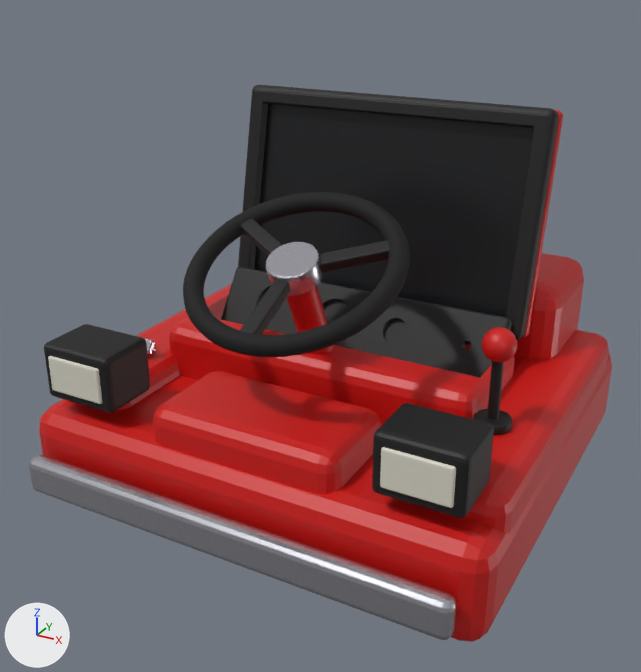
An edit to the glTF model assets/models/toy.glb, drawn before and after from the same camera.
Before and after are seen from a camera (50 mm lens) standing at (0.204, -0.393, 0.273) and looking at (-0.003, -0.016, 0.085). The axes (+X, +Y, +Z) are drawn at lower left. The lights are the same throughout. The older version comes first. Where no turn or scale is listed for an object, it has been applied to the vertices. Vertices at exactly the same position are counted once.

Objects in the first picture: 'Body', 'Bumper', 'DashPanel', 'GearLever', 'HeadlightLeft', 'HeadlightRight', 'Screen', 'ScreenFrame', 'SteeringWheel' and 1 more.
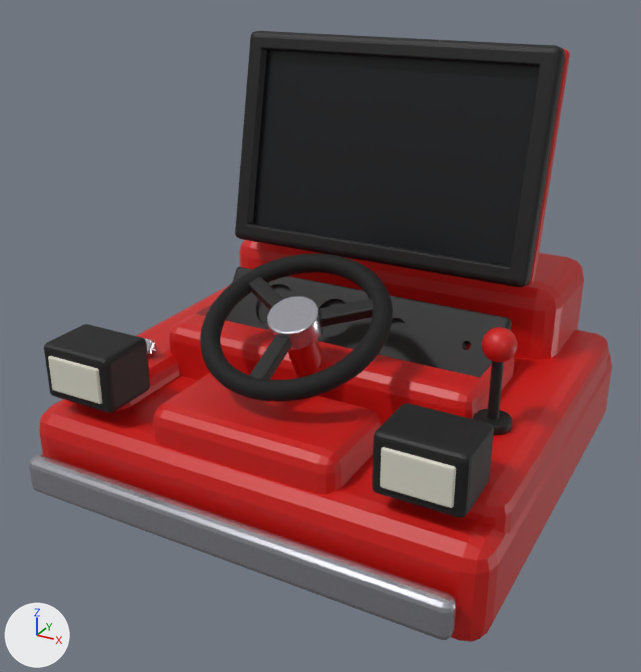
Pixel boxes [x1, y1, x2, y2] of what changed, in the pictures (641 x 672 px):
```json
{"object": "Body", "change": "reshaped", "before": [39, 110, 612, 642], "after": [39, 48, 612, 642], "on screen": "12% taller"}
{"object": "Screen", "change": "moved", "before": [254, 103, 533, 317], "after": [253, 50, 539, 266]}
{"object": "ScreenFrame", "change": "moved", "before": [238, 85, 559, 340], "after": [235, 31, 565, 288]}
{"object": "SteeringWheel", "change": "reshaped, moved", "before": [183, 192, 410, 357], "after": [200, 254, 393, 402], "on screen": "15% narrower, 10% shorter"}
{"part": 1, "of": "me_body_mesh", "change": "added", "after": [527, 48, 570, 286]}
{"part": 2, "of": "me_body_mesh", "change": "reshaped", "before": [174, 110, 563, 423], "after": [174, 241, 542, 423]}
```

Edits to the scene script, one JSON object a line:
```json
{"block": "me_body_mesh", "where": "# used by ob_body; location = (0.0, 0.0, 0.0)"}
{"op": "remove", "block": "me_body_mesh", "code": "me_body_mesh.from_pydata(...)  # 630 vertices, 1256 faces; spans x -0.125..0.125, y -0.111..0.125, z 0.0..0.197"}
{"op": "add", "block": "me_body_mesh", "code": "me_body_mesh.from_pydata(...)  # 620 vertices, 1232 faces; spans x -0.125..0.125, y -0.111..0.125, z 0.0..0.227"}
{"block": "me_body_mesh", "change": "me_body_mesh part 1: a new loose piece of 96 vertices spanning x -0.09..0.09, y 0.043..0.075, z 0.109..0.227, in mat_matbodyred (red #cc140f)"}
{"block": "me_body_mesh", "change": "me_body_mesh part 2"}
{"block": "me_body_mesh", "change": "162 vertices are removed from x -0.09..0.09, y -0.055..0.075, z 0.079..0.197"}
{"block": "me_body_mesh", "change": "370 faces are deleted"}
{"block": "me_body_mesh", "change": "14 vertices move from x -0.008..0.008, y -0.055..-0.026, z 0.083..0.133 to x -0.008..0.004, y -0.047..-0.029, z 0.083..0.108"}
{"block": "me_body_mesh", "change": "56 vertices are added at x -0.008..0.008, y -0.055..-0.029, z 0.069..0.108"}
{"block": "me_body_mesh", "change": "158 new faces join them"}
{"block": "me_steeringwheel_mesh", "where": "# used by ob_steeringwheel; location = (0.0, -0.048, 0.133)"}
{"op": "remove", "block": "me_steeringwheel_mesh", "code": "me_steeringwheel_mesh.from_pydata(...)  # 1312 vertices, 2608 faces; spans x -0.055..0.055, y -0.0503..0.0503, z -0.0261..0.0261"}
{"op": "add", "block": "me_steeringwheel_mesh", "code": "me_steeringwheel_mesh.from_pydata(...)  # 1312 vertices, 2608 faces; spans x -0.048..0.048, y -0.044..0.044, z -0.0232..0.0232"}
{"block": "me_steeringwheel_mesh", "change": "me_steeringwheel_mesh part 3: 912 of 1312 vertices moved; they spanned x -0.055..0.055, y -0.0503..0.0503, z -0.0261..0.0261 and now span x -0.048..0.048, y -0.044..0.044, z -0.0232..0.0232; mean shift (0.0, 0.0, 0.0); largest move (-0.0247, -0.0401, -0.0235) -> (-0.0214, -0.0345, -0.0209)"}
{"op": "set", "path": "ob_screen.location", "old": "(0.0, 0.049, 0.14)", "new": "(0.0, 0.049, 0.17)"}
{"op": "set", "path": "ob_screenframe.location", "old": "(0.0, 0.049, 0.14)", "new": "(0.0, 0.049, 0.17)"}
{"op": "set", "path": "ob_steeringwheel.location", "old": "(0.0, -0.048, 0.133)", "new": "(0.0, -0.048, 0.105)"}
```
